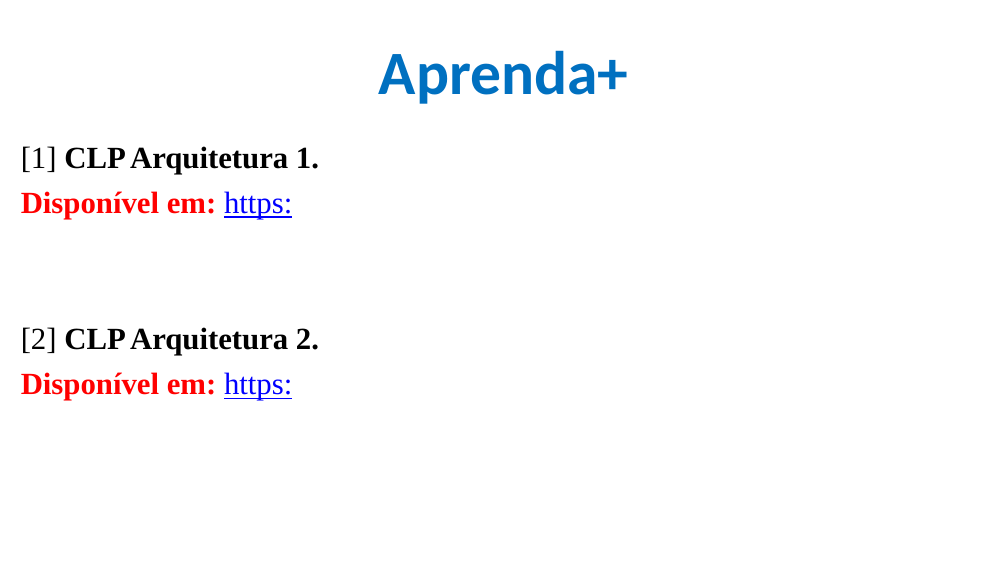
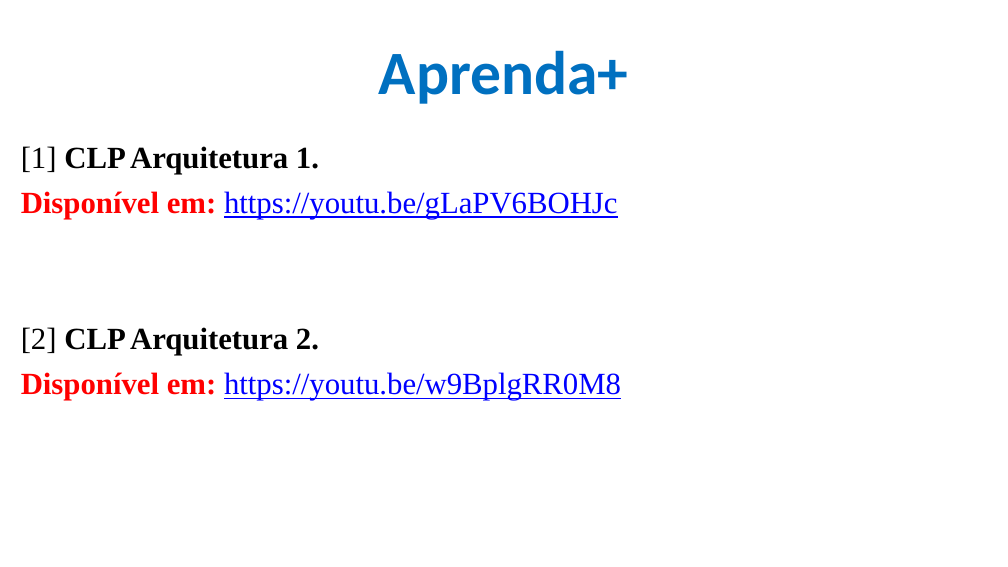
Before and after one commit to CloudEducationBrazil/WydenUniRuyControladoresLogicosProgCLP, a slide deck: slide 23 of 01 Classes/Aula2 - CLP - Arquitetura.pptx (slide 5 before the commit). Drawn at 1008x567 pixels with LibreOffice and Linux fonts; fonts in the diff are those of the drawing; background and template pictures are left out. Boxes give left, top, right and bottom in pixels: in the first picture for what was removed or moved away, otherwise in the second. Text is boxed around its words. In the diff, an @@ line names an element or a change of style, - is before the commit and + after.

```diff
--- a/01 Classes/Aula2 - CLP - Arquitetura.pptx
+++ b/01 Classes/Aula2 - CLP - Arquitetura.pptx
@@ text at [21,191,618,219]: text changed; text colour #FF0000 to #0000FF; bold off @@
-Disponível em: https:
+Disponível em: https://youtu.be/gLaPV6BOHJc
@@ text at [21,372,621,400]: text changed; text colour #FF0000 to #0000FF; bold off @@
-Disponível em: https:
+Disponível em: https://youtu.be/w9BplgRR0M8
```
Also in this commit, not shown: 4 other slides changed, 18 slides added, 2 other files.
